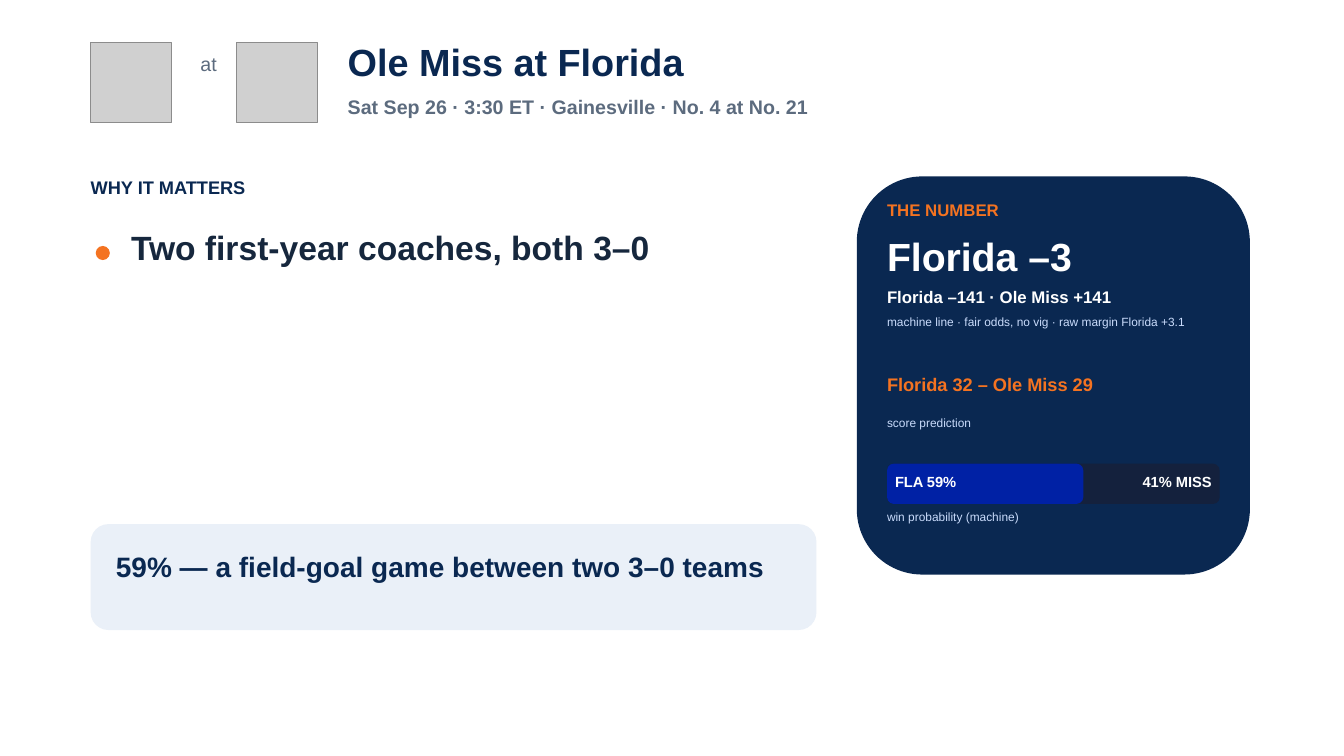
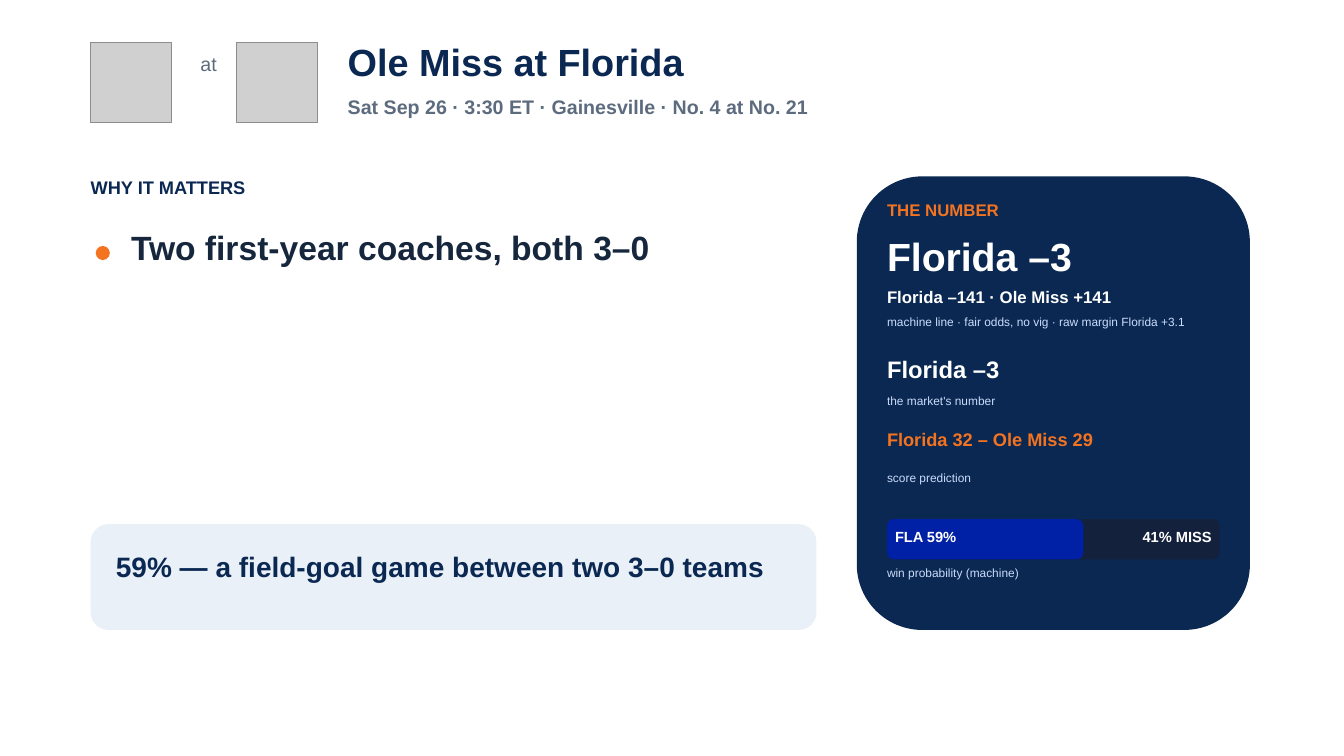
Before and after one commit to lucasalvarezflorida-lab/ncaa-fbs-analytics, a slide deck: slide 9 of decks/2026_Week4_Episode5.pptx. Drawn at 1344x756 pixels with LibreOffice and Linux fonts; fonts in the diff are those of the drawing; grey boxes stand for pictures. Boxes give left, top, right and bottom in pixels: in the first picture for what was removed or moved away, otherwise in the second. Text is boxed around its words. In the diff, an @@ line names an element or a change of style, - is before the commit and + after.

```diff
--- a/decks/2026_Week4_Episode5.pptx
+++ b/decks/2026_Week4_Episode5.pptx
@@ rounded rectangle: place and size @@
-rounded rectangle at bbox=[857, 176, 1250, 575]
+rounded rectangle at bbox=[857, 176, 1250, 630]
@@ text added at bbox=[887, 360, 1000, 379], 17 pt, text #FFFFFF, bold @@
+Florida –3
@@ text added at bbox=[887, 396, 995, 405], 8.5 pt, text #CADCFC @@
+the market's number
@@ 5 texts, 2 rounded rectangles: place and size @@
-5 texts, 2 rounded rectangles at bbox=[887, 377, 1220, 524]
+5 texts, 2 rounded rectangles at bbox=[887, 432, 1220, 580]
```
Also in this commit, not shown: 5 other slides changed, 3 other files.
